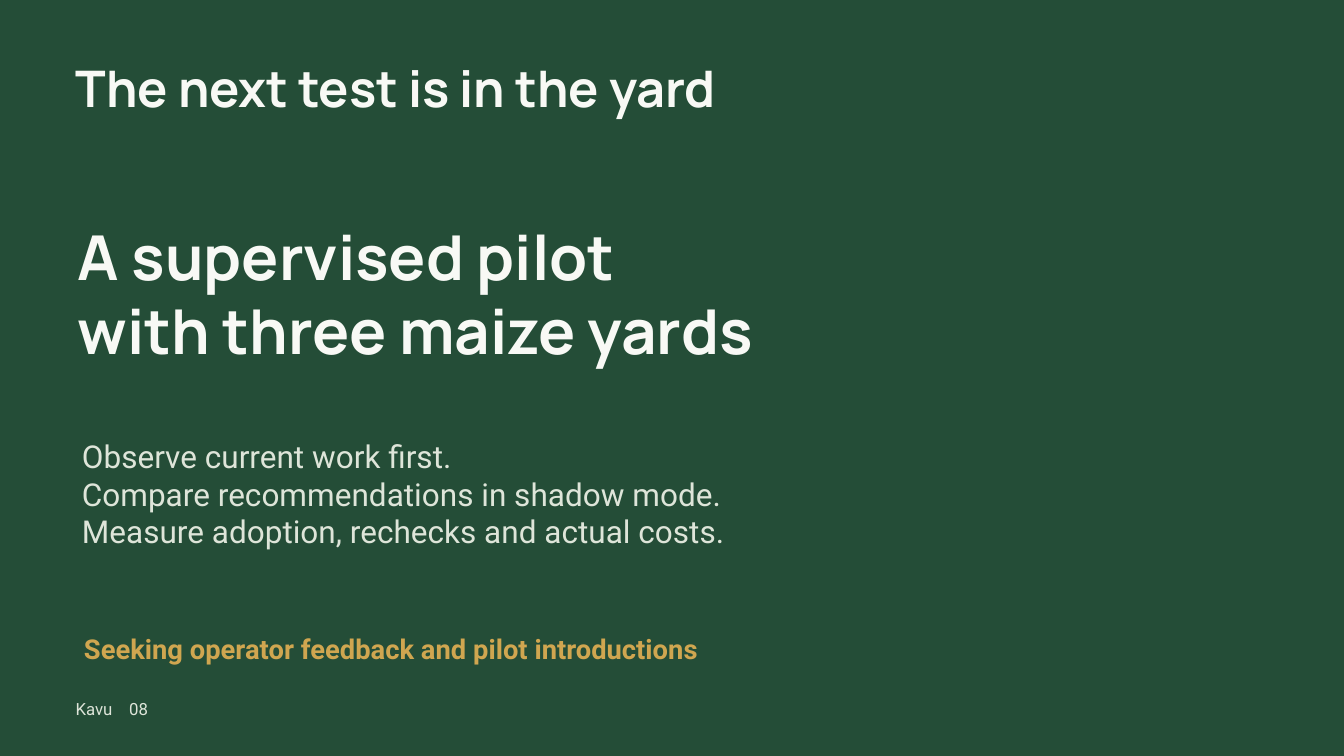
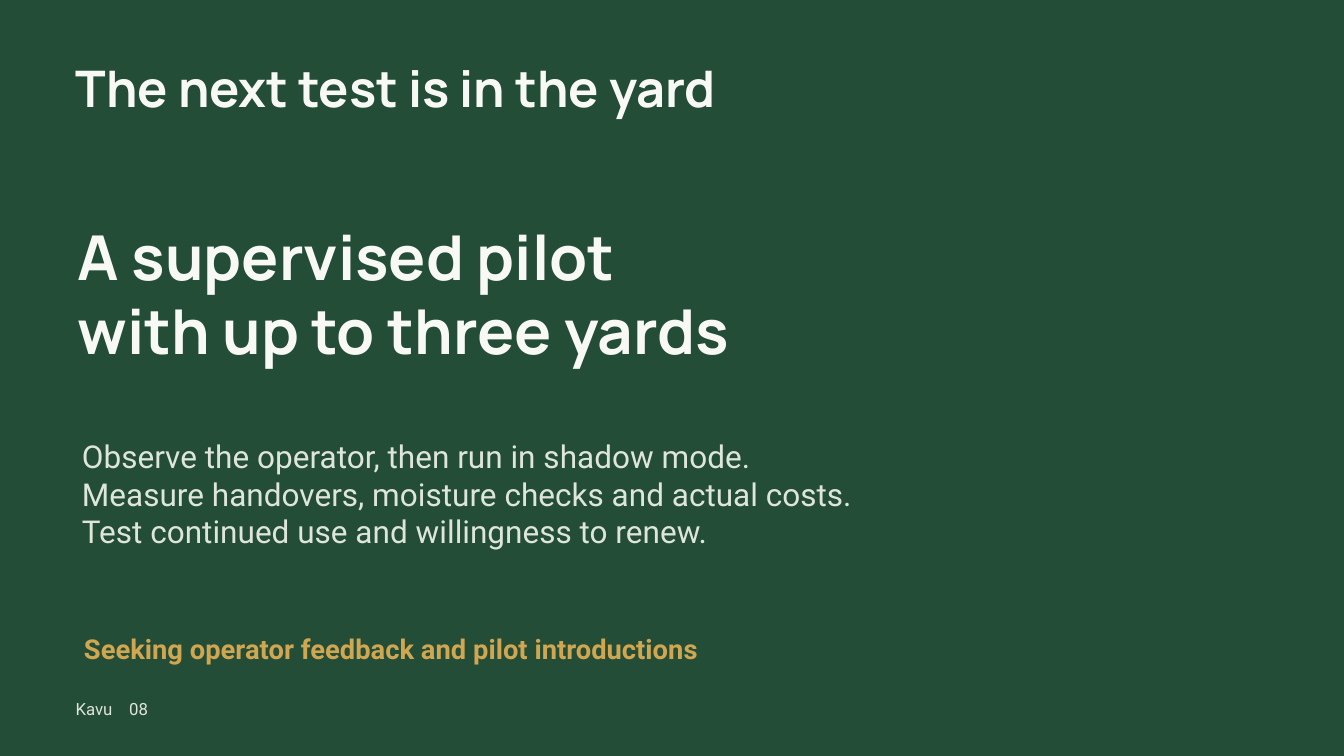
Before and after one commit to shi1720/Hack-The-Weather, a slide deck: slide 8 of output/kavu-pitch.pptx. Drawn at 1344x756 pixels with LibreOffice and Linux fonts; fonts in the diff are those of the drawing. Boxes give left, top, right and bottom in pixels: in the first picture for what was removed or moved away, otherwise in the second. Text is boxed around its words. In the diff, an @@ line names an element or a change of style, - is before the commit and + after.

```diff
--- a/output/kavu-pitch.pptx
+++ b/output/kavu-pitch.pptx
@@ text at box(78, 308, 729, 369): text changed @@
-with three maize yards
+with up to three yards
@@ text at box(82, 444, 852, 550): text changed @@
-Observe current work first.
-Compare recommendations in shadow mode.
-Measure adoption, rechecks and actual costs.
+Observe the operator, then run in shadow mode.
+Measure handovers, moisture checks and actual costs.
+Test continued use and willingness to renew.
```
Also in this commit, not shown: 4 other slides changed, 2 slides added, 2 slides removed, 36 other files.
